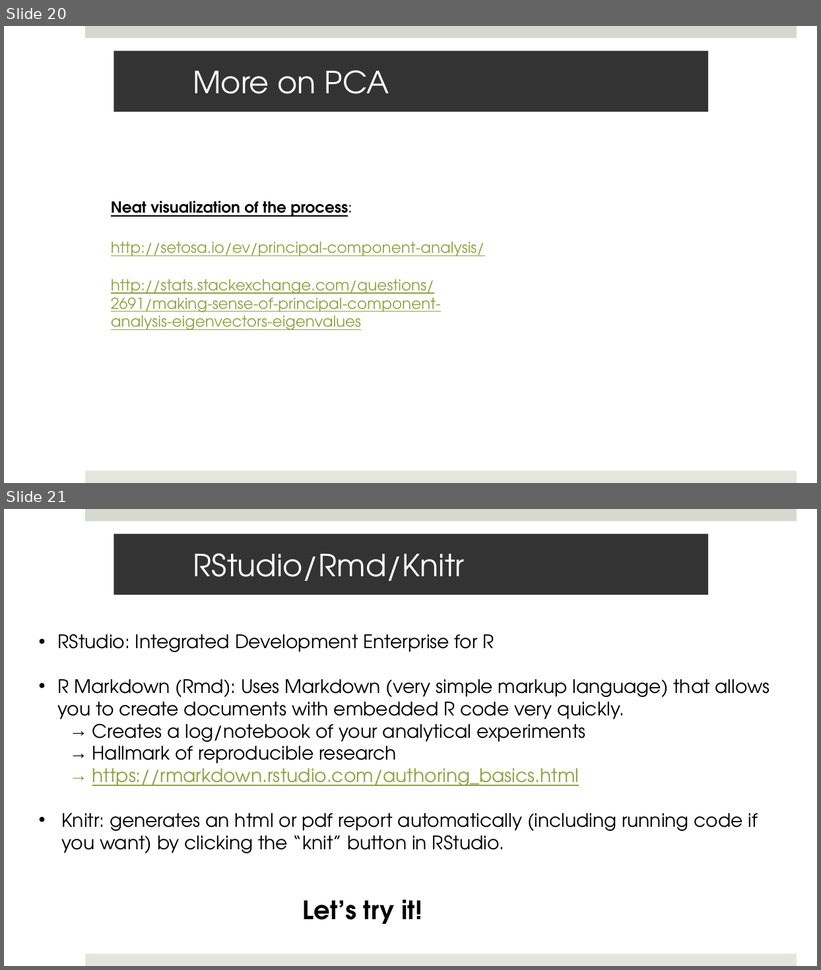
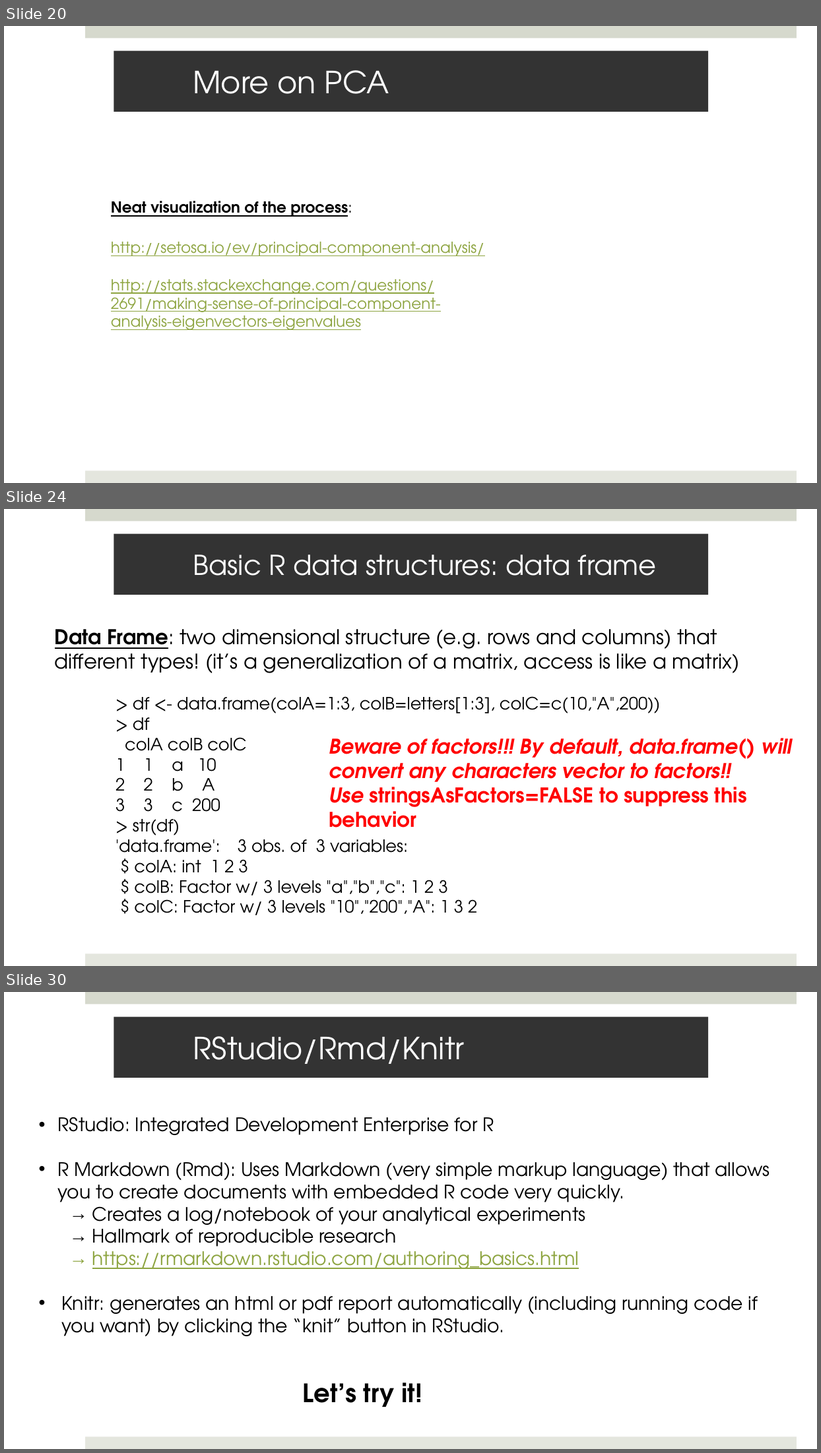
Before and after one commit to Mathelab/OHSI_DataAnalytics_Aug2019, a slide deck: Lectures/OHSI_DataAnalytics_LookingAtData_R_Git.pptx. Shown one above the other, each under a label of ours: slides 20 and 21 before the commit, slides 20, 24 and 30 after it; the slides between them are not shown. The pictures are 821x970 and 821x1453 pixels, drawn with LibreOffice and Linux fonts; fonts in the diff are those of the drawing. Boxes give left, top, right and bottom in pixels: in the first picture for what was removed or moved away, otherwise in the second. Text is boxed around its words. In the diff, an @@ line names an element or a change of style, - is before the commit and + after.

```diff
--- a/Lectures/OHSI_DataAnalytics_LookingAtData_R_Git.pptx
+++ b/Lectures/OHSI_DataAnalytics_LookingAtData_R_Git.pptx
@@ slide 24 added at <box>4,509,817,966</box>, background #FFFFFF; not listed: 2 template elements that a slide beside it also shows @@
@@ title added at <box>114,534,708,595</box>, fill #333333, 32.4 pt, text #FFFFFF @@
+Basic R data structures: data frame
@@ text added at <box>55,629,740,916</box>, 20 pt, text #000000 @@
+Data Frame: two dimensional structure (e.g. rows and columns) that different types! (it’s a generalization of a matrix, access is like a matrix)
+    > df <- data.frame(colA=1:3, colB=letters[1:3], colC=c(10,"A",200))
+    > df
+    colA colB colC
+    1 1 a 10
+    2 2 b A
+    3 3 c 200
+    > str(df)
+    'data.frame': 3 obs. of 3 variables:
+    $ colA: int 1 2 3
+    $ colB: Factor w/ 3 levels "a","b","c": 1 2 3
+    $ colC: Factor w/ 3 levels "10","200","A": 1 3 2
@@ text added at <box>329,738,792,828</box>, 24 pt, text #FF0000, bold, italic @@
+Beware of factors!!! By default, data.frame() will convert any characters vector to factors!!
+Use stringsAsFactors=FALSE to suppress this behavior
@@ what was slide 21 is now slide 30 @@
```
Also in this commit, not shown: 8 other slides added, 1 other file.
